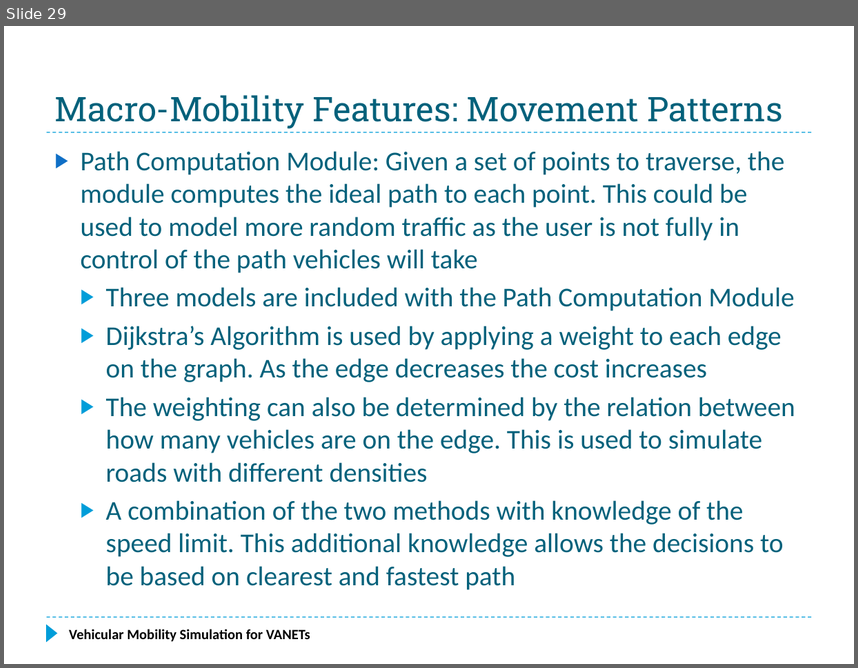
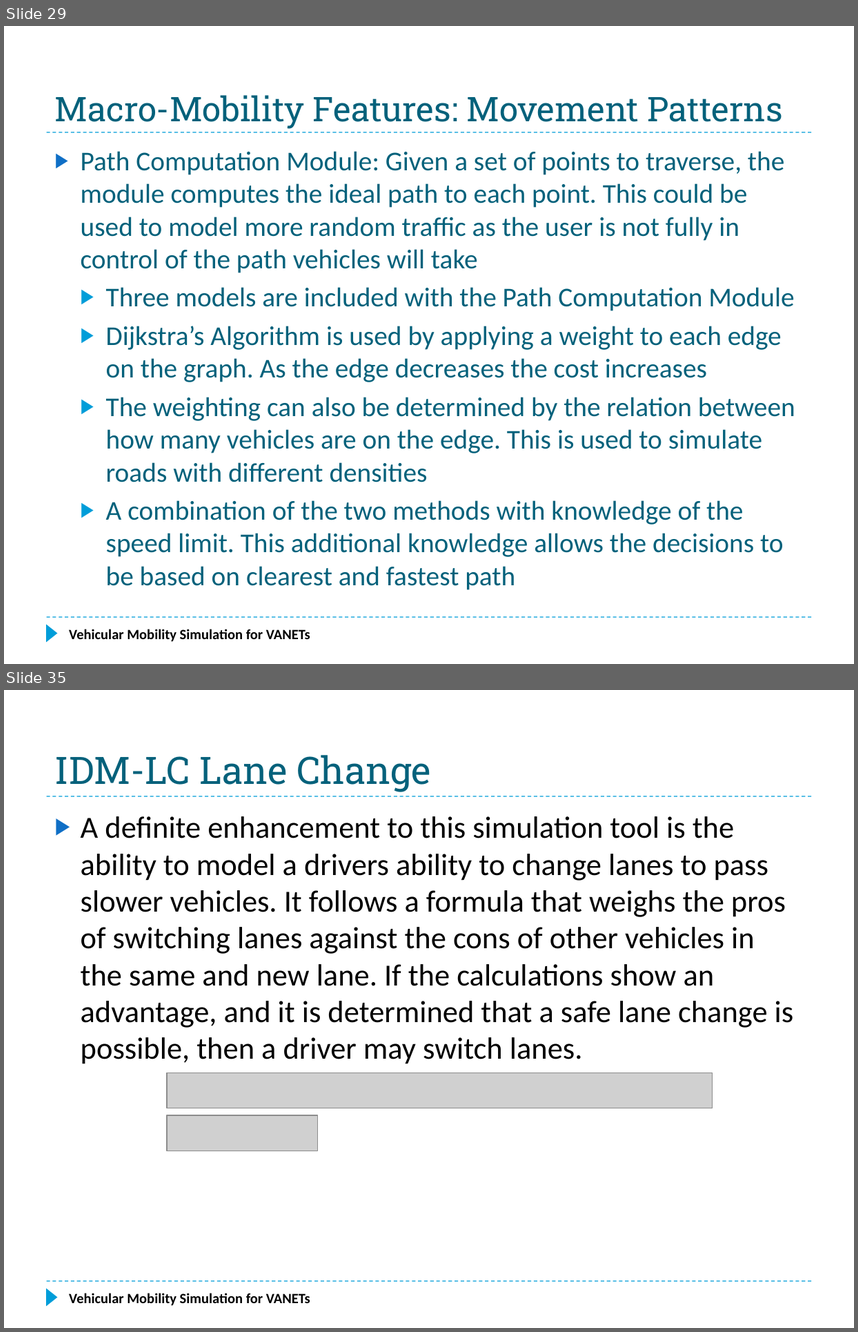
Before and after one commit to f33losopher/EEMaster_VANET, a slide deck: VANET_Felix.pptx. Shown one above the other, each under a label of ours: slide 29 before the commit, slides 29 and 35 after it; the slides between them are not shown. The pictures are 858x668 and 858x1332 pixels, drawn with LibreOffice and Linux fonts; fonts in the diff are those of the drawing; grey boxes stand for pictures. Boxes give left, top, right and bottom in pixels: in the first picture for what was removed or moved away, otherwise in the second. Text is boxed around its words. In the diff, an @@ line names an element or a change of style, - is before the commit and + after.

Commit message:
Simulation PPT, up to the simulation results

```diff
--- a/VANET_Felix.pptx
+++ b/VANET_Felix.pptx
@@ slide 35 added at (4, 690, 854, 1328), background #FFFFFF; not listed: 3 template elements that a slide beside it also shows @@
@@ title added at (55, 755, 431, 792), 32 pt, text #04617B @@
+IDM-LC Lane Change
@@ text added at (81, 816, 794, 1064), 26 pt, text #000000 @@
+▶ A definite enhancement to this simulation tool is the ability to model a drivers ability to change lanes to pass slower vehicles. It follows a formula that weighs the pros of switching lanes against the cons of other vehicles in the same and new lane. If the calculations show an advantage, and it is determined that a safe lane change is possible, then a driver may switch lanes.
@@ picture added at (168, 1072, 713, 1108) @@
@@ picture added at (168, 1115, 318, 1151) @@
@@ text added at (69, 1292, 310, 1305), 12 pt, text #000000, bold @@
+Vehicular Mobility Simulation for VANETs
```
Also in this commit, not shown: 1 slide changed, 6 other slides added.
